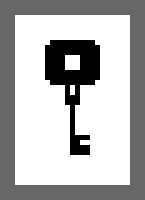
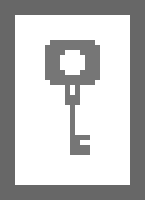
Revision of a layered w=145, h=200 image; what changed, layer by layer:
painted on "Calque 1" over [45, 40, 100, 155]
removed layer "Key" over [45, 40, 100, 85]
